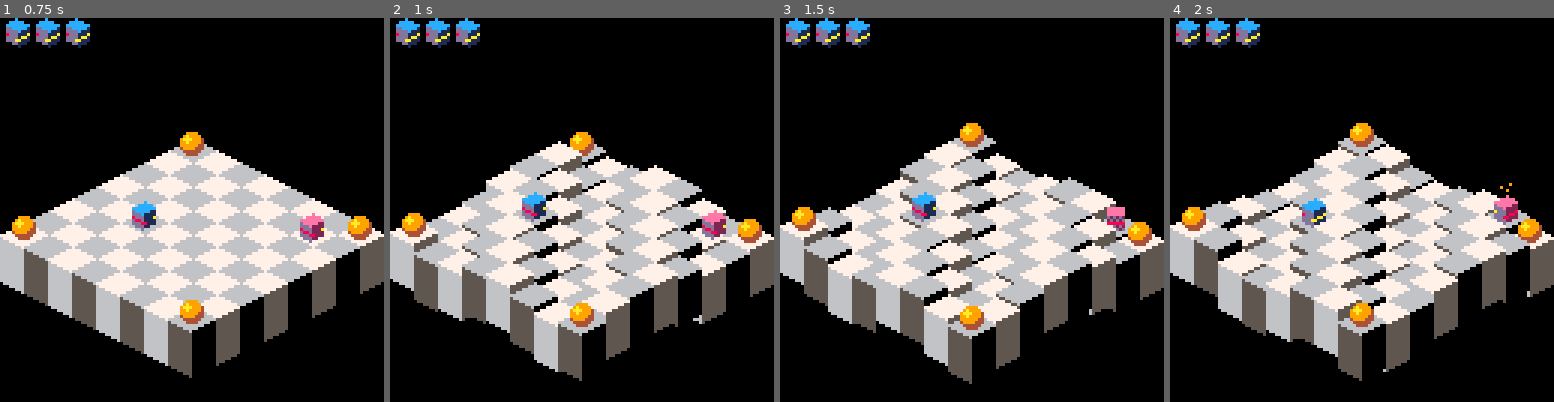
Above: before the commit, frames 1-4 (left to right).
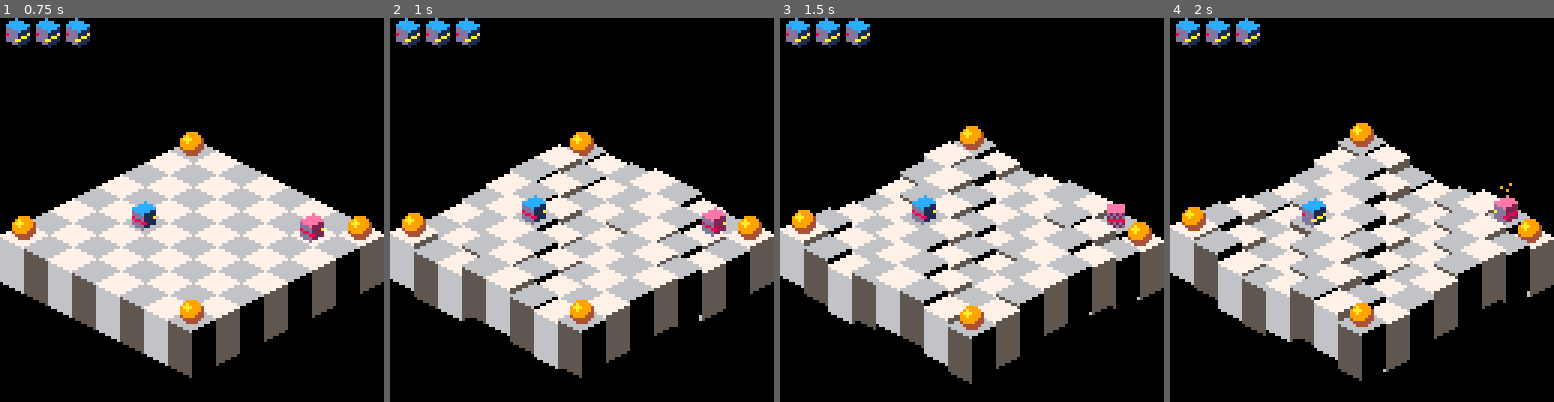
Above: after the commit, the same moments.

Repository: erwinbonsma/BumbleBotsPico8
Game: PICO-8 cartridge rolmops.p8
Two runs of this game, one before a commit and one after it. Both use one fixed random seed, a clock stepped at 60 frames per second and the inputs below.
Inputs:
- Up to frame 1 (0.75 s): tap O (Z key) at 0.7 s
- Up to frame 2 (1 s): no input
- Up to frame 3 (1.5 s): no input
- Up to frame 4 (2 s): hold Right from 1.6 s (still down); tap O (Z key) at 1.7 s

Frame 1 is identical in both runs. In frame 2, 6.3% of the frame differs, in the area x 6-100%, y 32-95%; in frame 3, 4.4%; in frame 4, 0.9%.

Commit message:
Fading waves in and out
On game start, increase wave height.
On player death, decrease wave height.

Diff:
--- a/rolmops.p8
+++ b/rolmops.p8
@@ -250,6 +250,8 @@
  o.nrow=nrow+2
  o.units={}
  o.functions={}
+ o.wave_strength=0
+ o.wave_strength_delta=1
 
  for c=1,o.ncol do
   o.units[c]={}
@@ -284,13 +286,21 @@
 end
 
 function map_model:update()
+ self.wave_strength=
+  max(0.5,min(1,
+   self.wave_strength+
+   self.wave_strength_delta/100
+  ))
+
  for c=1,self.ncol do
   for r=1,self.nrow do
    local w=0
    for fun in all(self.functions) do
     w+=fun:eval(c,r)
    end
-   self.units[c][r]:setwave(w)
+   self.units[c][r]:setwave(
+    w*self.wave_strength
+   )
   end
  end
 end
@@ -891,6 +901,7 @@
   self.player:destroy()
   self.player=nil
  end
+ self.map_model.wave_strength_delta=1
 end
 
 function level:update(only_map)
@@ -1009,7 +1020,9 @@
  function me.handle_death()
   lives-=1
   if lives>0 then
-   anim=die_animation()
+   anim=die_animation(
+    level.map_model
+   )
   else
    anim=game_over_animation()
   end
@@ -1040,7 +1053,7 @@
  return me
 end --new_game()
 
-function die_animation()
+function die_animation(map_model)
  local me={}
 
  local clk=0
@@ -1063,6 +1076,8 @@
  function me.draw()
   message_box("careful now")
  end
+
+ map_model.wave_strength_delta=-1
 
  return me
 end --die_animation
